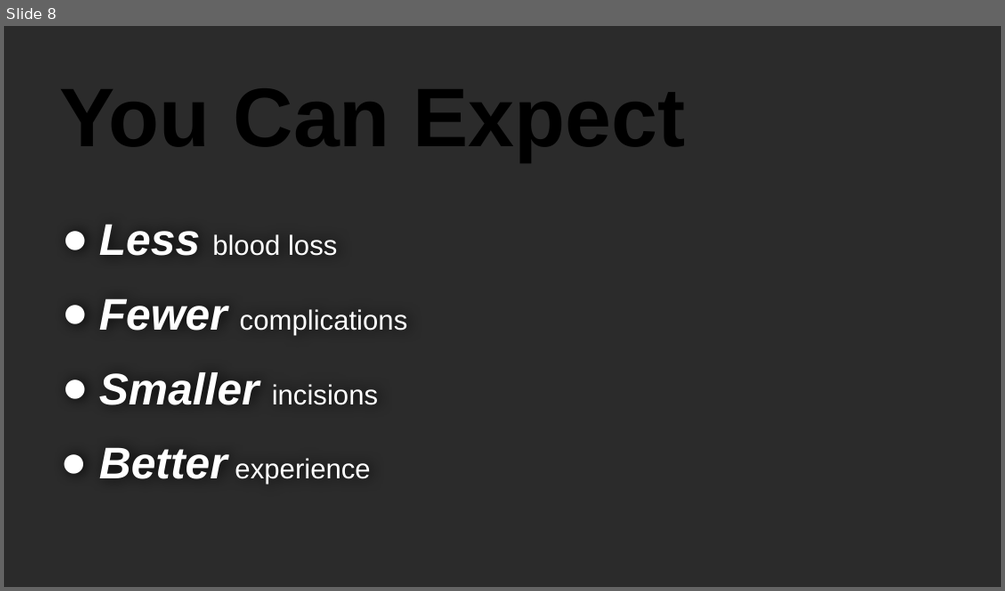
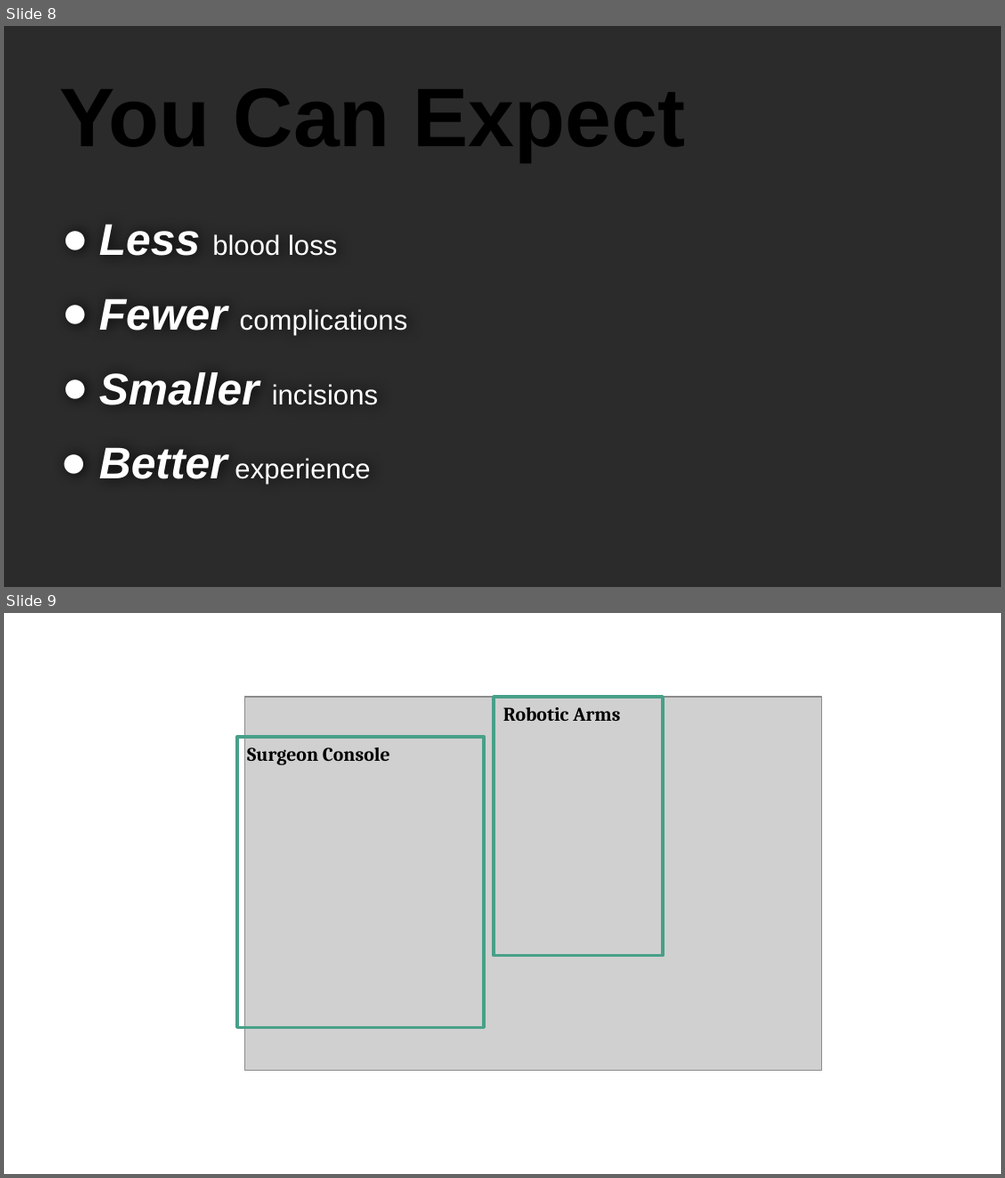
Before and after one commit to LIYunzhe1408/Opensourced-Notes-SWE-MLE-JobCreator, a slide deck: ENGIN 295 Storytelling/Editorial Piece/Autonomous Robots in Surgery.pptx. Shown one above the other, each under a label of ours: slide 8 before the commit, slides 8 and 9 after it. The pictures are 1005x591 and 1005x1178 pixels, drawn with LibreOffice and Linux fonts; fonts in the diff are those of the drawing; grey boxes stand for pictures; background and template pictures are left out; a plain dark background stands for a picture behind light text. Boxes give left, top, right and bottom in pixels: in the first picture for what was removed or moved away, otherwise in the second. Text is boxed around its words. In the diff, an @@ line names an element or a change of style, - is before the commit and + after.

```diff
--- a/ENGIN 295 Storytelling/Editorial Piece/Autonomous Robots in Surgery.pptx
+++ b/ENGIN 295 Storytelling/Editorial Piece/Autonomous Robots in Surgery.pptx
@@ slide 9 added at (4, 613, 1001, 1174), background #FFFFFF @@
@@ picture added at (244, 697, 820, 1070) @@
@@ rectangle added at (494, 697, 663, 955), outline #48A088 2.25 pt @@
@@ text added at (503, 707, 620, 721), 14 pt, text #000000, bold @@
+Robotic Arms
@@ rectangle added at (237, 737, 484, 1027), outline #48A088 2.25 pt @@
@@ text added at (247, 747, 390, 765), 14 pt, text #000000, bold @@
+Surgeon Console
```
Also in this commit, not shown: 7 other files.
